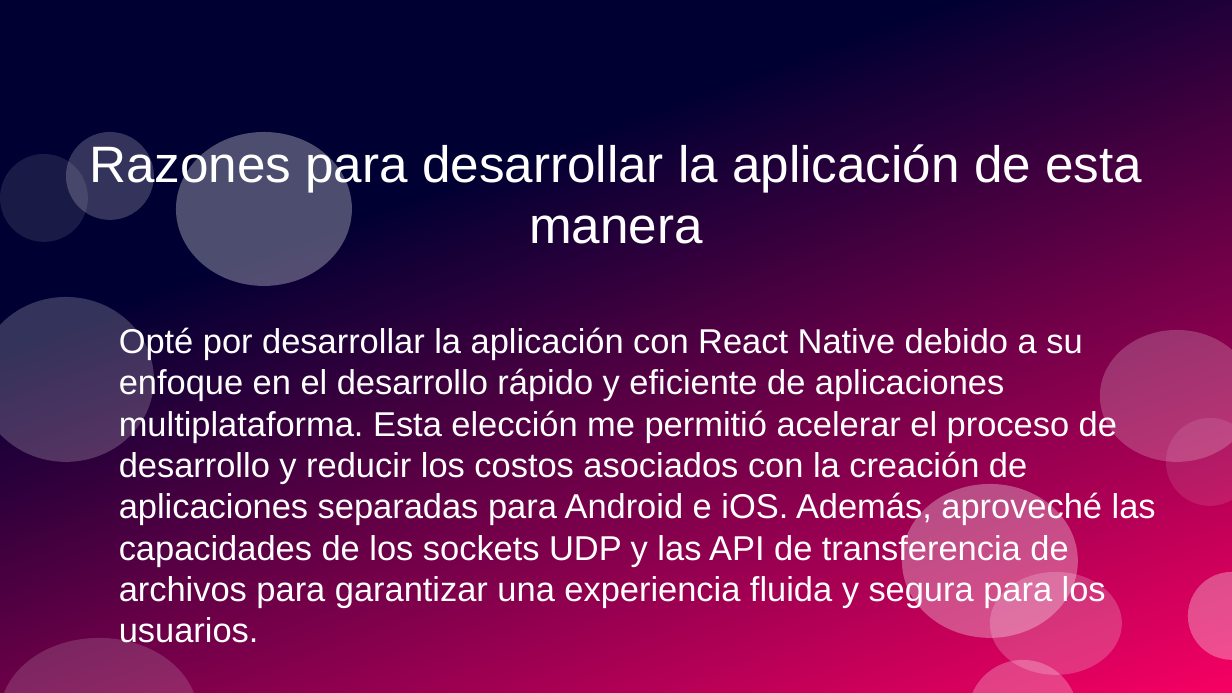
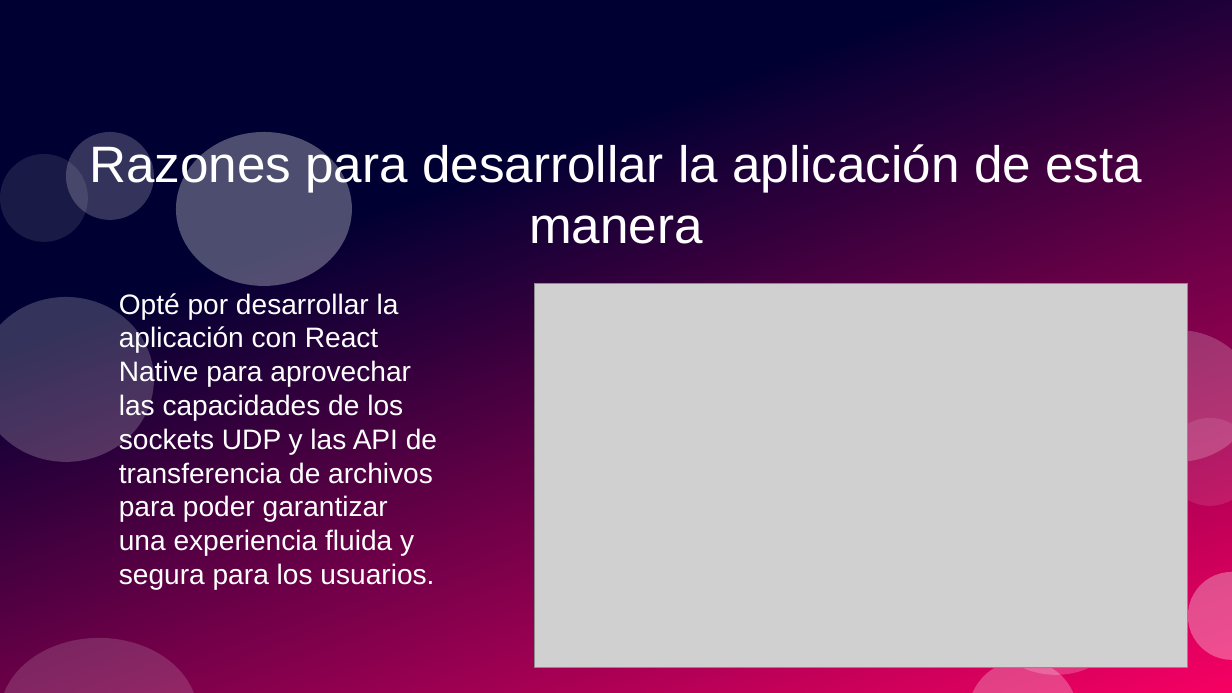
Before and after one commit to Guillermo750/integracion-dam, a slide deck: slide 6 of Defensa/Presentación/ReactNativeApp.odp. Drawn at 1232x693 pixels with LibreOffice and Linux fonts; fonts in the diff are those of the drawing; grey boxes stand for pictures. Boxes give left, top, right and bottom in pixels: in the first picture for what was removed or moved away, otherwise in the second. Text is boxed around its words. In the diff, an @@ line names an element or a change of style, - is before the commit and + after.

```diff
--- a/Defensa/Presentación/ReactNativeApp.odp
+++ b/Defensa/Presentación/ReactNativeApp.odp
@@ text at box(119, 293, 437, 589): text changed; size 22.2 to 18.2 pt @@
-Opté por desarrollar la aplicación con React Native debido a su enfoque en el desarrollo rápido y eficiente de aplicaciones multiplataforma. Esta elección me permitió acelerar el proceso de desarrollo y reducir los costos asociados con la creación de aplicaciones separadas para Android e iOS. Además, aproveché las capacidades de los sockets UDP y las API de transferencia de archivos para garantizar una experiencia fluida y segura para los usuarios.
+Opté por desarrollar la aplicación con React Native para aprovechar las capacidades de los sockets UDP y las API de transferencia de archivos para poder garantizar una experiencia fluida y segura para los usuarios.
@@ picture added at box(536, 283, 1188, 667) @@
@@ ellipse removed at box(902, 484, 1078, 638) @@
```
Also in this commit, not shown: 6 other slides changed, 1 other file.
